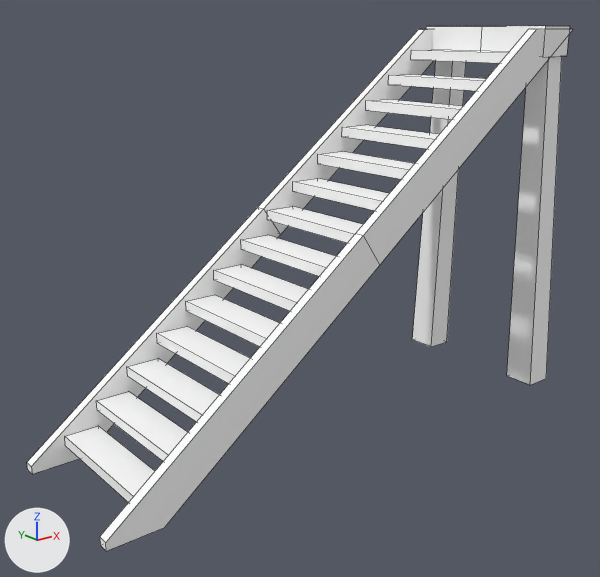
The FBX model Unity-Re_less/Assets/_Reless/Assets/VR_Room/chapter1_assets/stairs.fbx as it was, and as the next commit left it.
The view is the same before and after, from a 50 mm camera at (-5.55, -5.22, 3.31) aimed at (-1.4, -0.02, 1.23). Arrows for +X, +Y and +Z are at lower left; the lights stay in place. Mesh edges are drawn as thin lines. Where no turn or scale is listed for an object, it has been applied to the vertices.

The first picture shows 'WoodenWall_Stairs'.
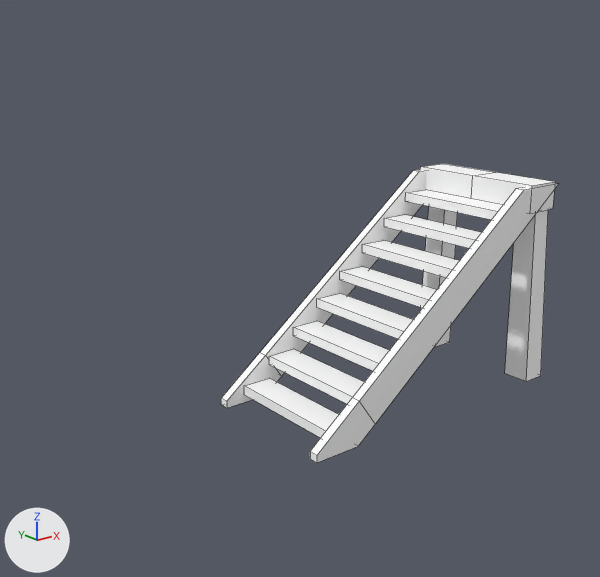
Where the change shows, as pixel boxes (x1, y1, x2, y2) in the pictures (600 x 577 px; the box of a moved part takes in the faces that stretch with it):
'WoodenWall_Stairs', reshaped, moved (38% narrower, 43% shorter): before (27, 26, 573, 551); after (221, 164, 558, 463)
part 1 of me_mesh, moved or reshaped: before (426, 26, 570, 57); after (420, 164, 555, 214)
part 2 of me_mesh, moved or reshaped: before (366, 99, 463, 119); after (244, 378, 339, 438)
part 3 of me_mesh, moved or reshaped: before (388, 74, 486, 91); after (269, 349, 364, 404)
part 4 of me_mesh, moved or reshaped: before (411, 50, 509, 63); after (293, 321, 389, 371)
part 5 of me_mesh, moved or reshaped: before (342, 125, 439, 149); after (317, 293, 413, 339)
part 6 of me_mesh, moved or reshaped: before (318, 151, 415, 179); after (340, 266, 436, 308)
part 7 of me_mesh, moved or reshaped: before (293, 178, 390, 211); after (362, 240, 459, 278)
part 8 of me_mesh, moved or reshaped: before (267, 206, 363, 243); after (384, 215, 482, 248)
part 9 of me_mesh, moved or reshaped: before (241, 235, 336, 276); after (405, 190, 503, 220)
part 10 of me_mesh, added: after (310, 183, 558, 463)
part 11 of me_mesh, added: after (221, 170, 426, 408)
part 12 of me_mesh, deleted: before (65, 56, 562, 502)
part 13 of me_mesh, deleted: before (27, 29, 573, 551)
part 14 of me_mesh, added: after (420, 207, 548, 381)

Edits to the bpy script that builds the scene:
```text
Change me_mesh:
    used by ob_woodenwall_stairs; location = (1.106, 0.0, 1.66)
    verts and faces of me_mesh; kept vertices keep their numbers, new ones are numbered from 168
    remove me_mesh.from_pydata(...)  # 168 vertices, 94 faces; spans x -4.68..0.07, y -0.79..0.79, z -1.67..1.67
    add me_mesh.from_pydata(...)  # 120 vertices, 70 faces; spans x -1.35..1.58, y -0.73..0.73, z -0.96..0.98
    me_mesh part 1: the loose piece of 12 vertices spanning x -0.35..0.0, y -0.69..0.69, z 1.41..1.67 is moved by (1.51, 0.0, -0.69)
    me_mesh part 2: the loose piece of 8 vertices spanning x -1.22..-0.93, y -0.59..0.6, z 0.92..1.01 is moved by (0.07, 0.0, -1.8)
    me_mesh part 3: the loose piece of 8 vertices spanning x -0.93..-0.64, y -0.59..0.6, z 1.14..1.23 is moved by (0.07, 0.0, -1.8)
    me_mesh part 4: the loose piece of 8 vertices spanning x -0.64..-0.35, y -0.59..0.6, z 1.36..1.45 is moved by (0.07, 0.0, -1.8)
    me_mesh part 5: the loose piece of 8 vertices spanning x -1.51..-1.22, y -0.59..0.6, z 0.7..0.78 is moved by (1.22, 0.0, -0.91)
    me_mesh part 6: the loose piece of 8 vertices spanning x -1.8..-1.51, y -0.59..0.6, z 0.48..0.56 is moved by (1.8, 0.0, -0.47)
    me_mesh part 7: the loose piece of 8 vertices spanning x -2.09..-1.8, y -0.59..0.6, z 0.25..0.34 is moved by (2.38, 0.0, -0.03)
    me_mesh part 8: the loose piece of 8 vertices spanning x -2.38..-2.09, y -0.59..0.6, z 0.03..0.12 is moved by (2.95, 0.0, 0.42)
    me_mesh part 9: the loose piece of 8 vertices spanning x -2.66..-2.38, y -0.59..0.6, z -0.19..-0.1 is moved by (3.53, 0.0, 0.86)
    me_mesh part 10: a new loose piece of 14 vertices spanning x -1.35..1.58, y -0.68..-0.59, z -0.96..0.95, in mat_woodenwall (its picture is missing)
    me_mesh part 11: a new loose piece of 14 vertices spanning x -1.35..1.58, y 0.6..0.69, z -0.96..0.95, in mat_woodenwall (its picture is missing)
    me_mesh part 12: 8 loose pieces with 64 vertices, spanning x -4.4..0.0, y -0.79..0.79, z -1.66..1.41, are deleted
    me_mesh part 13
    28 vertices are removed from x -4.68..0.07, y -0.68..0.69, z -1.67..1.64
    20 faces are deleted
    me_mesh part 14
    add verts[168] = (1.28, -0.47, -0.96)  # pixel (504, 373)
    add verts[169] = (1.28, -0.73, -0.96)  # pixel (526, 381)
    add verts[170] = (1.28, 0.47, -0.96)  # pixel (435, 346)
    add verts[171] = (1.28, 0.73, -0.96)
    add for new, old in zip([*range(172, 176)], [*range(168, 172)]): verts[new] = verts[old] + (0.23, 0.0, 0.0)
    add verts[176] = (1.29, -0.66, 0.72)
    add verts[177] = (1.29, -0.44, 0.72)
    add verts[178] = (1.29, 0.66, 0.72)
    add verts[179] = (1.29, 0.44, 0.72)
    add for new, old in zip([*range(180, 184)], [*range(176, 180)]): verts[new] = verts[old] + (0.19, 0.0, 0.0)
    add faces += [(168, 169, 176, 177), (169, 173, 180, 176), (172, 181, 180, 173), (168, 177, 181, 172), (170, 179, 178, 171), (171, 178, 182, 175)]
    add faces += [(174, 175, 182, 183), (170, 174, 183, 179)]
Change ob_woodenwall_stairs:
    ob_woodenwall_stairs.location: (1.106, 0.0, 1.66) -> (-0.404, 0.0, 0.97)
```
